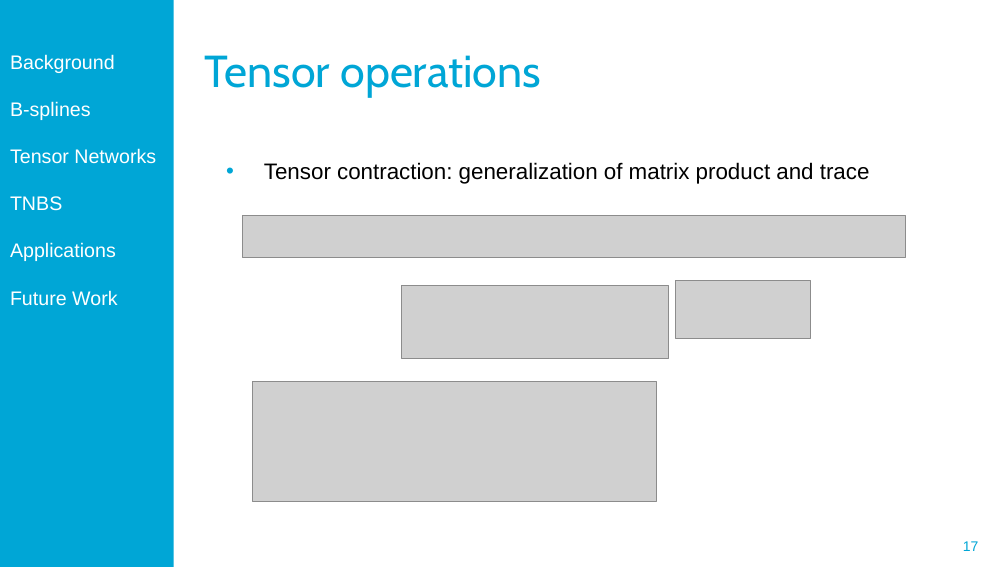
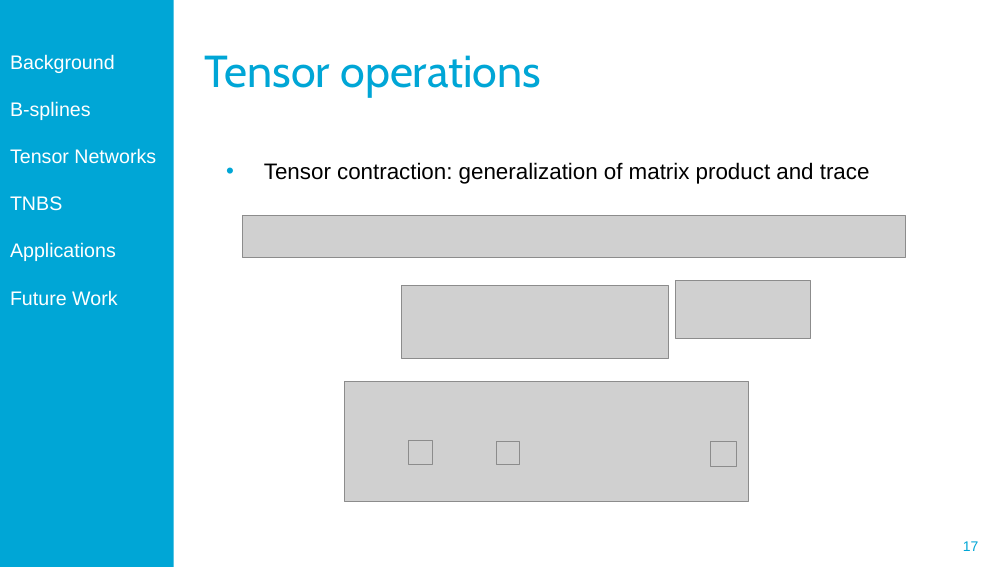
Before and after one commit to Ridvanz/Thesis, a slide deck: slide 17 of Midterm_Ridvan.pptx. Drawn at 1008x567 pixels with LibreOffice and Linux fonts; fonts in the diff are those of the drawing; grey boxes stand for pictures; background and template pictures are left out. Boxes give left, top, right and bottom in pixels: in the first picture for what was removed or moved away, otherwise in the second. Text is boxed around its words. In the diff, an @@ line names an element or a change of style, - is before the commit and + after.

```diff
--- a/Midterm_Ridvan.pptx
+++ b/Midterm_Ridvan.pptx
@@ picture: place and size @@
-picture at [252, 381, 656, 501]
+picture at [344, 381, 748, 501]
@@ picture added at [408, 440, 432, 466] @@
@@ picture added at [496, 442, 519, 465] @@
@@ picture added at [711, 442, 736, 467] @@
```
Also in this commit, not shown: 7 other slides changed, 12 other files.
